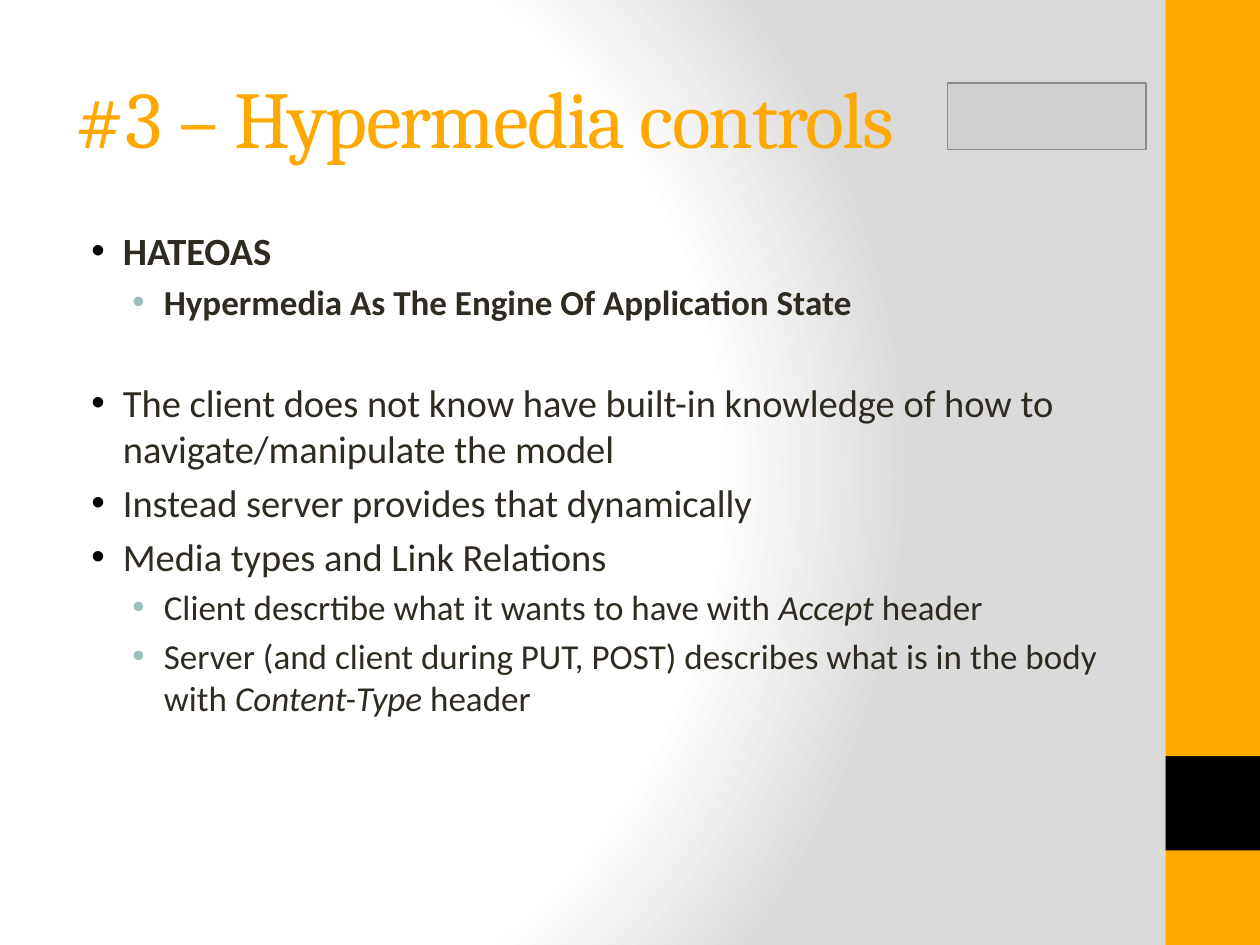
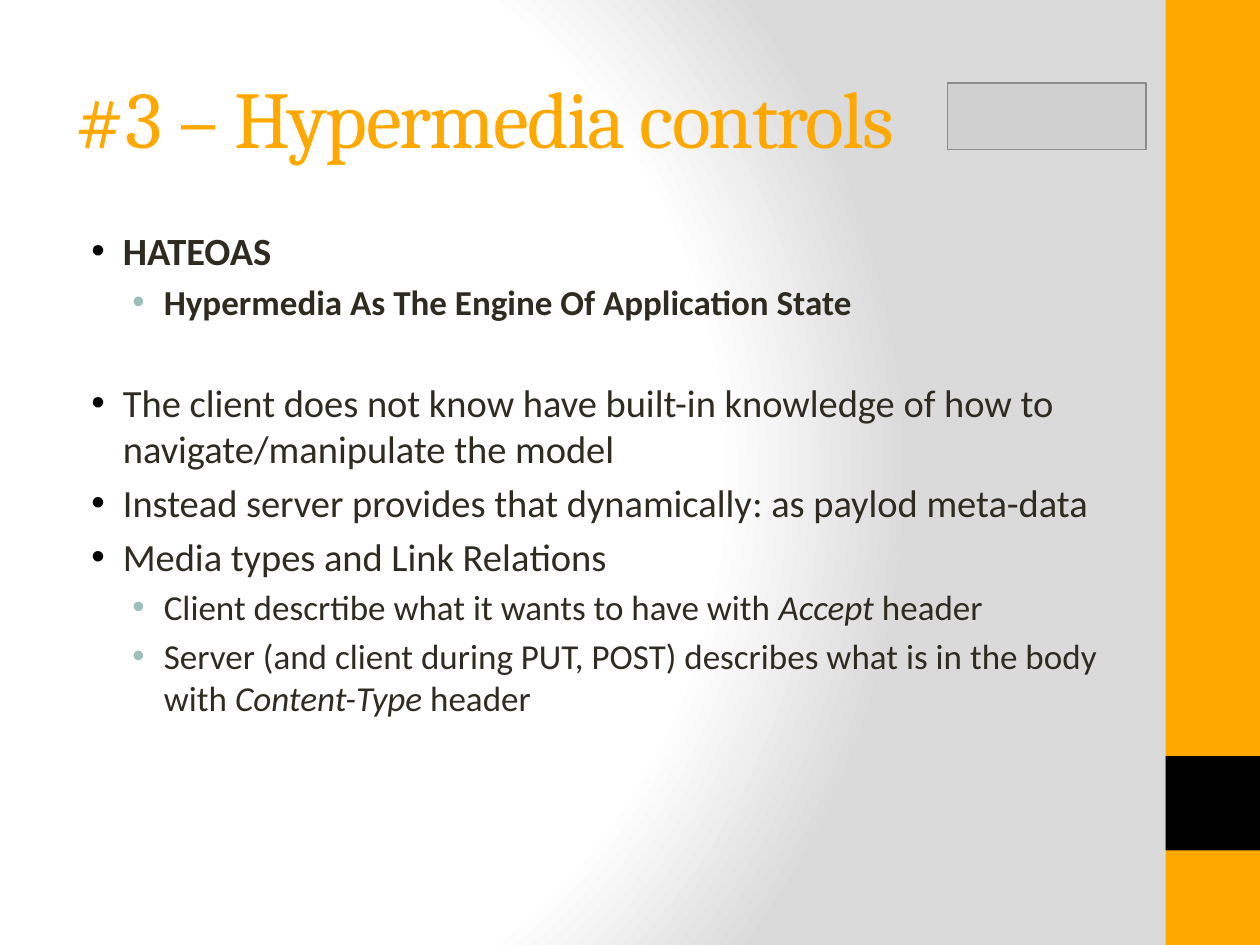
Before and after one commit to istibekesi/my-restful-api, a slide deck: slide 11 of doc/RESTful API Design.pptx. Drawn at 1260x945 pixels with LibreOffice and Linux fonts; fonts in the diff are those of the drawing; grey boxes stand for pictures. Boxes give left, top, right and bottom in pixels: in the first picture for what was removed or moved away, otherwise in the second. Text is boxed around its words. In the diff, an @@ line names an element or a change of style, - is before the commit and + after.

```diff
--- a/doc/RESTful API Design.pptx
+++ b/doc/RESTful API Design.pptx
@@ text at [123,490,1088,524]: text changed @@
-• Instead server provides that dynamically
+• Instead server provides that dynamically: as paylod meta-data
```
Also in this commit, not shown: 3 other slides changed, 1 slide added, 1 slide removed, 5 other files.
